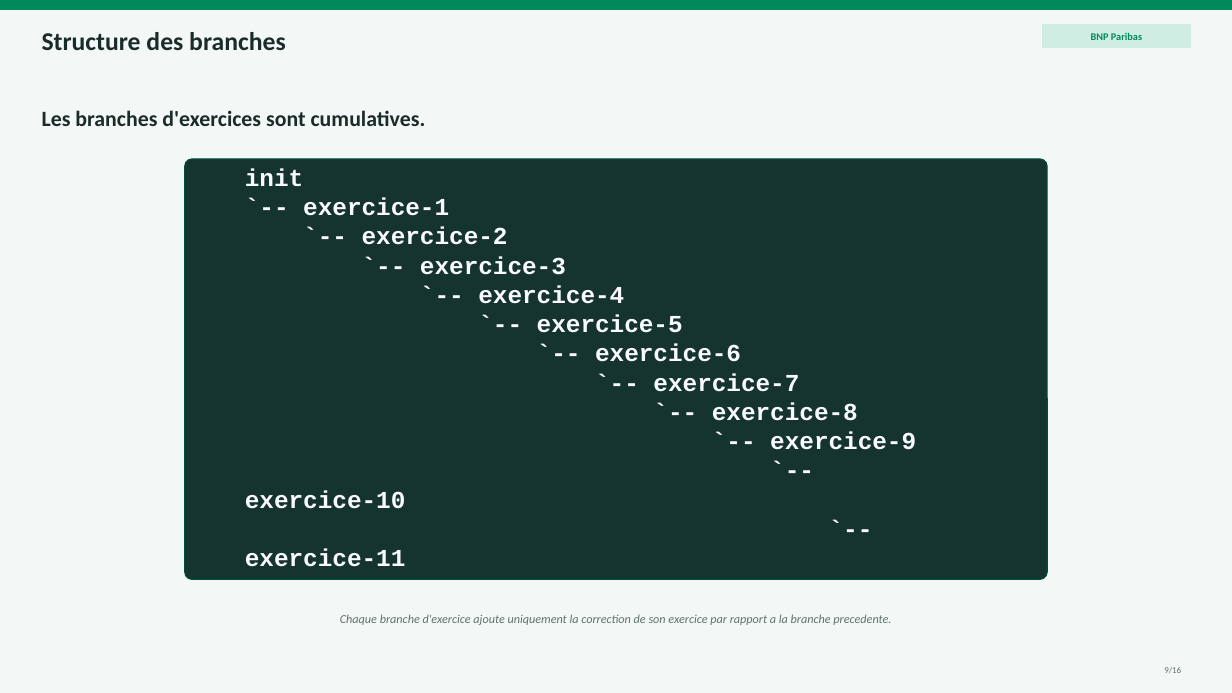
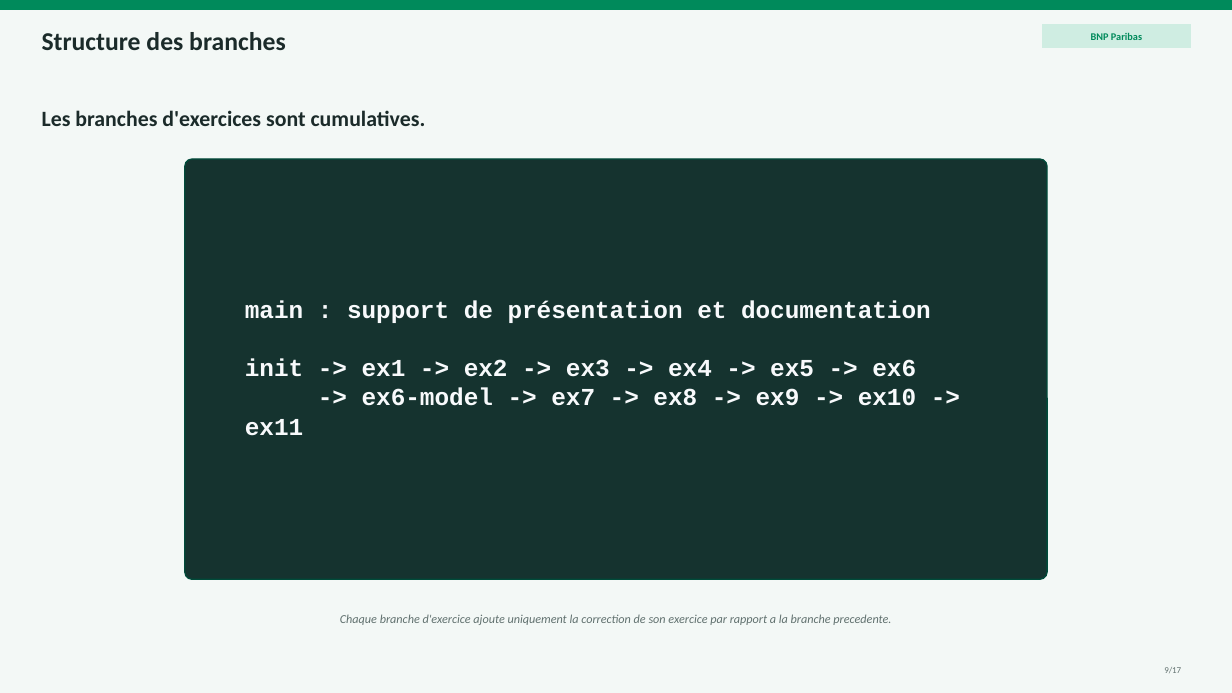
Before and after one commit to AchrafSlaoui/dojo-angular, a slide deck: slide 9 of docs/dojo-signals.pptx. Drawn at 1232x693 pixels with LibreOffice and Linux fonts; fonts in the diff are those of the drawing. Boxes give left, top, right and bottom in pixels: in the first picture for what was removed or moved away, otherwise in the second. Text is boxed around its words. In the diff, an @@ line names an element or a change of style, - is before the commit and + after.

Commit message:
documente untracked exercice 3

```diff
--- a/docs/dojo-signals.pptx
+++ b/docs/dojo-signals.pptx
@@ text at <box>245,300,931,436</box>: text changed @@
-init
-`-- exercice-1
-`-- exercice-2
-`-- exercice-3
-`-- exercice-4
-`-- exercice-5
-`-- exercice-6
-`-- exercice-7
-`-- exercice-8
-`-- exercice-9
-`-- exercice-10
-`-- exercice-11
+main : support de présentation et documentation
+init -> ex1 -> ex2 -> ex3 -> ex4 -> ex5 -> ex6
+-> ex6-model -> ex7 -> ex8 -> ex9 -> ex10 -> ex11
```
Also in this commit, not shown: 15 other slides changed, 1 slide added, 3 other files.
